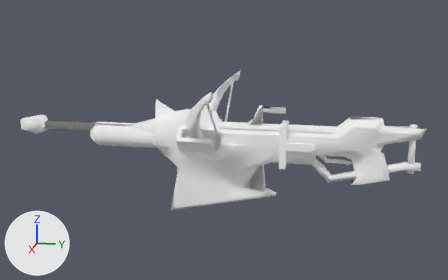
A saved change to the glTF model docs/models/weapons/w06/089.glb.
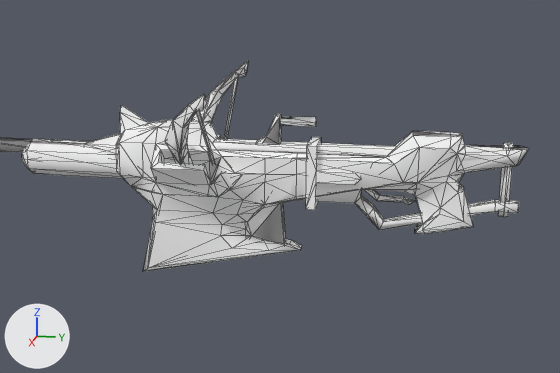
The first picture shows the older version from a 50 mm camera at (3.19, 0.4, 0.59) aimed at (-0.02, -0.24, -0.21). The close-ups show the older and then the newer version on the part from 17% to 100% of the width and 10% to 99% of the height of that picture. Only the edits that show in the close-ups are written down. The lights are fixed; the arrows at lower left show +X, +Y and +Z. The close-ups show mesh edges as thin lines. Vertices at exactly the same position are counted once.

Objects in the first close-up: 'Group[0]', 'Group[1]', 'Group[2]'.
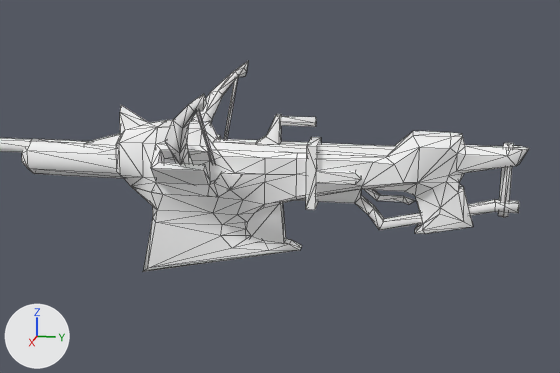
Scene script edits in JSON lines:
```json
{"block": "me_group_0", "where": "# used by ob_group_0; location = (0.0, 0.0, 0.0)"}
{"op": "remove", "block": "me_group_0", "code": "me_group_0.from_pydata(...)  # 441 vertices, 919 faces; spans x -0.402..0.401, y -0.593..0.807, z -0.625..0.125"}
{"op": "add", "block": "me_group_0", "code": "me_group_0.from_pydata(...)  # 403 vertices, 707 faces; spans x -0.402..0.401, y -0.593..0.807, z -0.625..0.125"}
{"block": "me_group_0", "change": "me_group_0 part 1"}
{"block": "me_group_0", "change": "38 vertices are removed from x -0.1..0.1, y -0.593..0.787, z -0.594..-0.056"}
{"block": "me_group_0", "change": "212 faces are deleted"}
{"block": "me_group_1", "where": "# used by ob_group_1; location = (0.0, 0.0, 0.0)"}
{"op": "remove", "block": "me_group_1", "code": "me_group_1.from_pydata(...)  # 98 vertices, 237 faces; spans x -0.103..0.103, y -1.406..-0.148, z -0.324..0.007"}
{"op": "add", "block": "me_group_1", "code": "me_group_1.from_pydata(...)  # 94 vertices, 168 faces; spans x -0.103..0.103, y -1.406..-0.148, z -0.324..0.007"}
{"block": "me_group_1", "change": "me_group_1 part 2"}
{"block": "me_group_1", "change": "4 vertices are removed from x -0.062..0.062, y -0.608, z -0.222..-0.098"}
{"block": "me_group_1", "change": "69 faces are deleted"}
```

Location of each change, [x1, y1, x2, y2] in pixels of the close-ups (560 x 373 px):
```json
{"object": "Group[1]", "change": "reshaped", "before": [0, 105, 243, 197], "after": [0, 105, 242, 197]}
{"part": 1, "of": "me_group_0", "change": "deleted", "before": [173, 73, 528, 243]}
{"part": 2, "of": "me_group_1", "change": "deleted", "before": [0, 136, 243, 197]}
```
